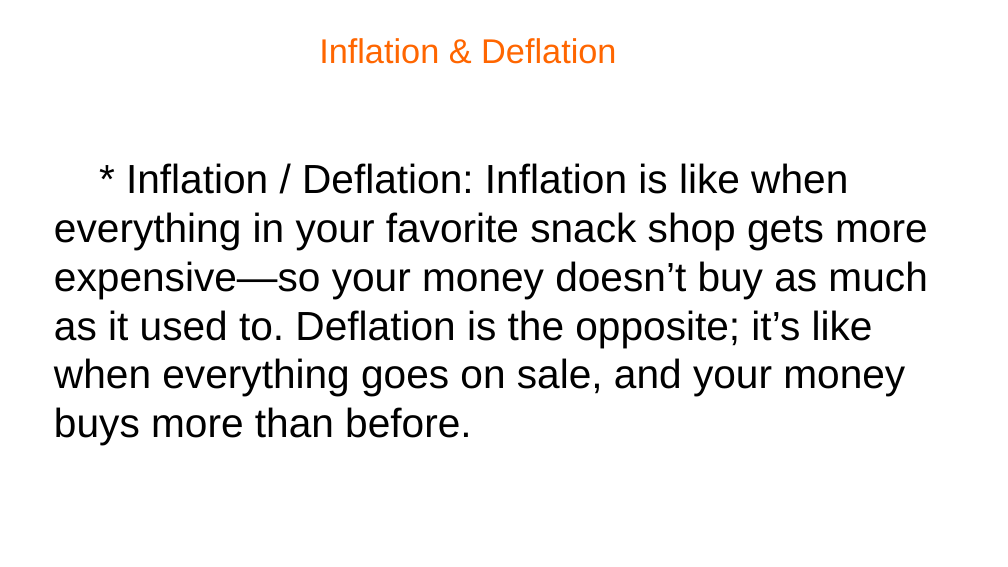
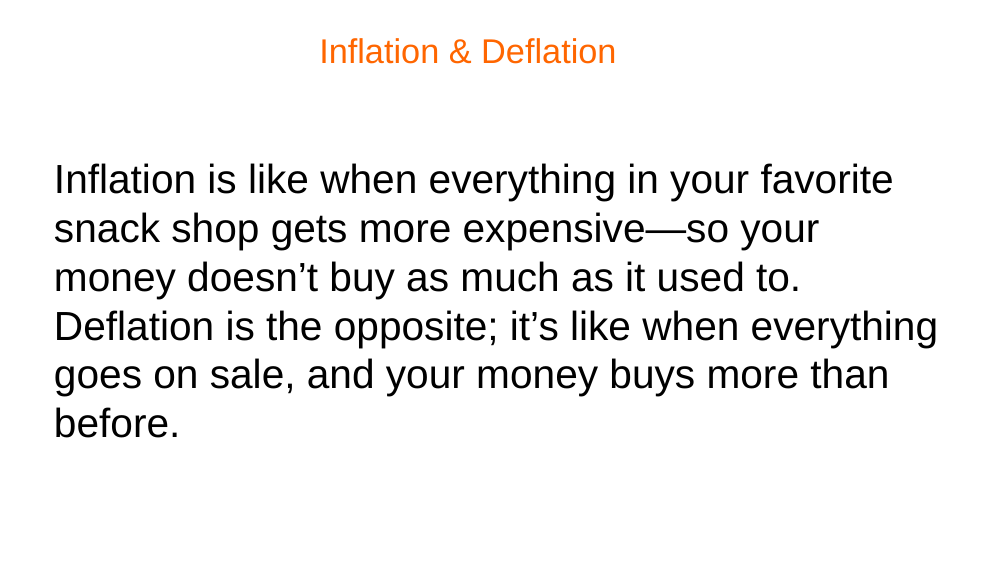
Before and after one commit to nmacgreg/Investing101, a slide deck: slide 8 of docs/Vocab/Definitions2.odp. Drawn at 1008x567 pixels with LibreOffice and Linux fonts; fonts in the diff are those of the drawing; background and template pictures are left out. Boxes give left, top, right and bottom in pixels: in the first picture for what was removed or moved away, otherwise in the second. Text is boxed around its words. In the diff, an @@ line names an element or a change of style, - is before the commit and + after.

```diff
--- a/docs/Vocab/Definitions2.odp
+++ b/docs/Vocab/Definitions2.odp
@@ subtitle at (54, 163, 938, 438): text changed @@
-* Inflation / Deflation: Inflation is like when everything in your favorite snack shop gets more expensive—so your money doesn’t buy as much as it used to. Deflation is the opposite; it’s like when everything goes on sale, and your money buys more than before.
+Inflation is like when everything in your favorite snack shop gets more expensive—so your money doesn’t buy as much as it used to. Deflation is the opposite; it’s like when everything goes on sale, and your money buys more than before.
```
Also in this commit, not shown: 1 slide added, 1 slide removed.
